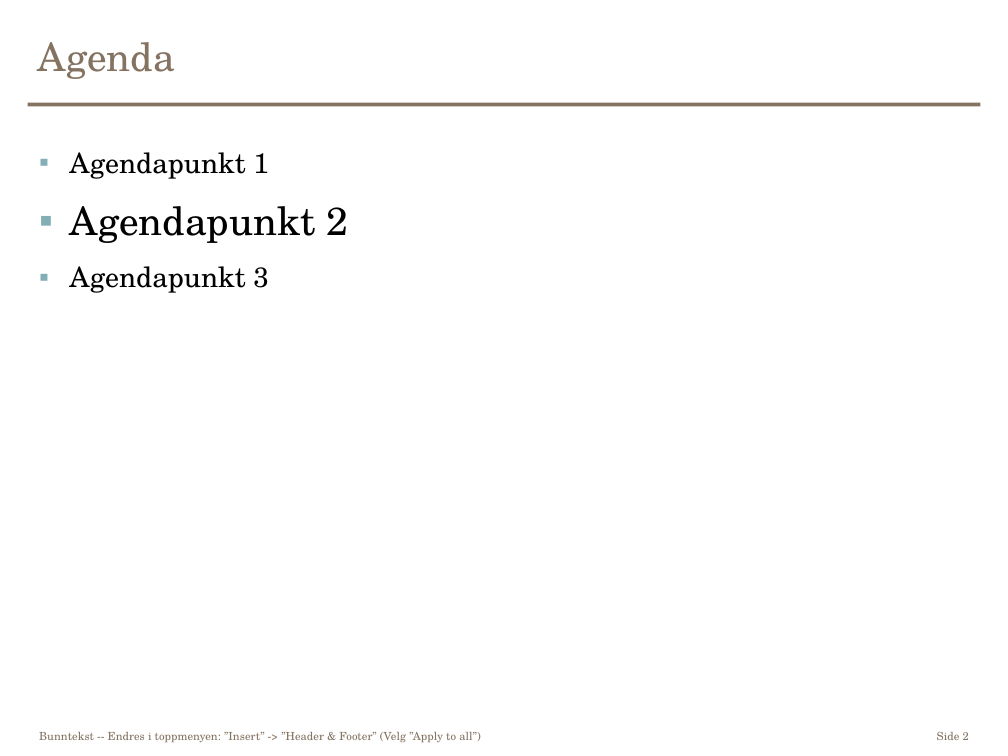
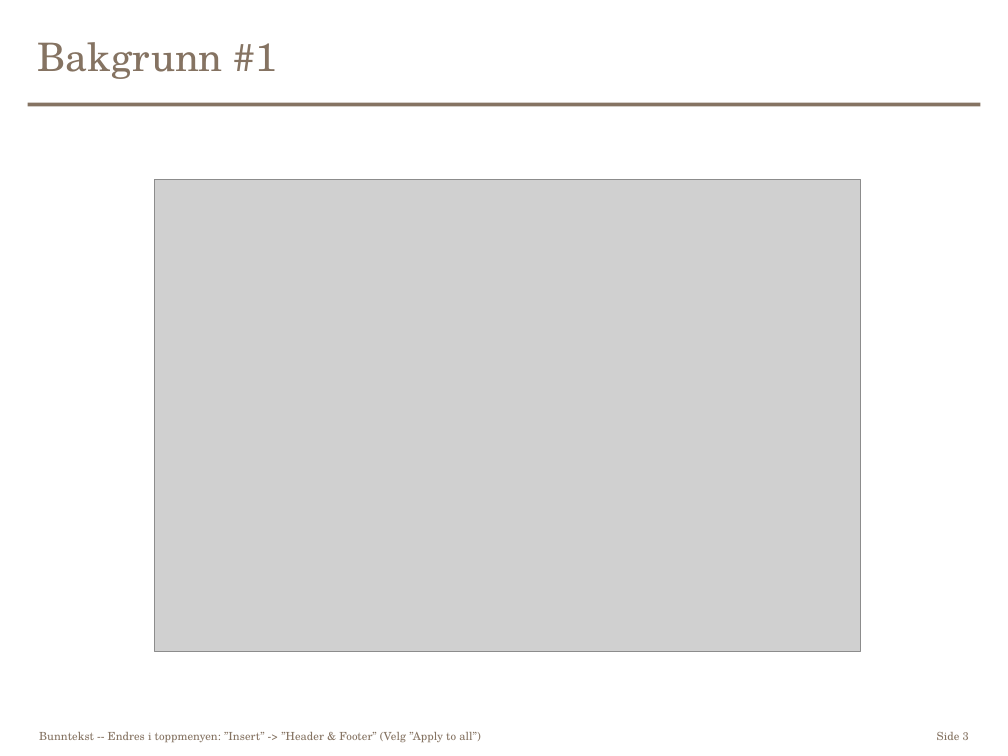
Before and after one commit to bekkopen/Android-kurs, a slide deck: slide 3 of presentasjon.potx (slide 2 before the commit). Drawn at 1008x756 pixels with LibreOffice and Linux fonts; fonts in the diff are those of the drawing; grey boxes stand for pictures. Boxes give left, top, right and bottom in pixels: in the first picture for what was removed or moved away, otherwise in the second. Text is boxed around its words. In the diff, an @@ line names an element or a change of style, - is before the commit and + after.

```diff
--- a/presentasjon.potx
+++ b/presentasjon.potx
@@ title at <box>38,42,278,79</box>: text changed @@
-Agenda
+Bakgrunn #1
@@ text removed at <box>69,152,348,293</box> @@
-▪ Agendapunkt 1
-▪ Agendapunkt 2
-▪ Agendapunkt 3
@@ picture added at <box>155,179,861,651</box> @@
@@ page number at <box>937,732,969,740</box>: text changed @@
-Side 2
+Side 3
```
Also in this commit, not shown: 1 other slide changed, 9 slides added, 1 slide removed.
